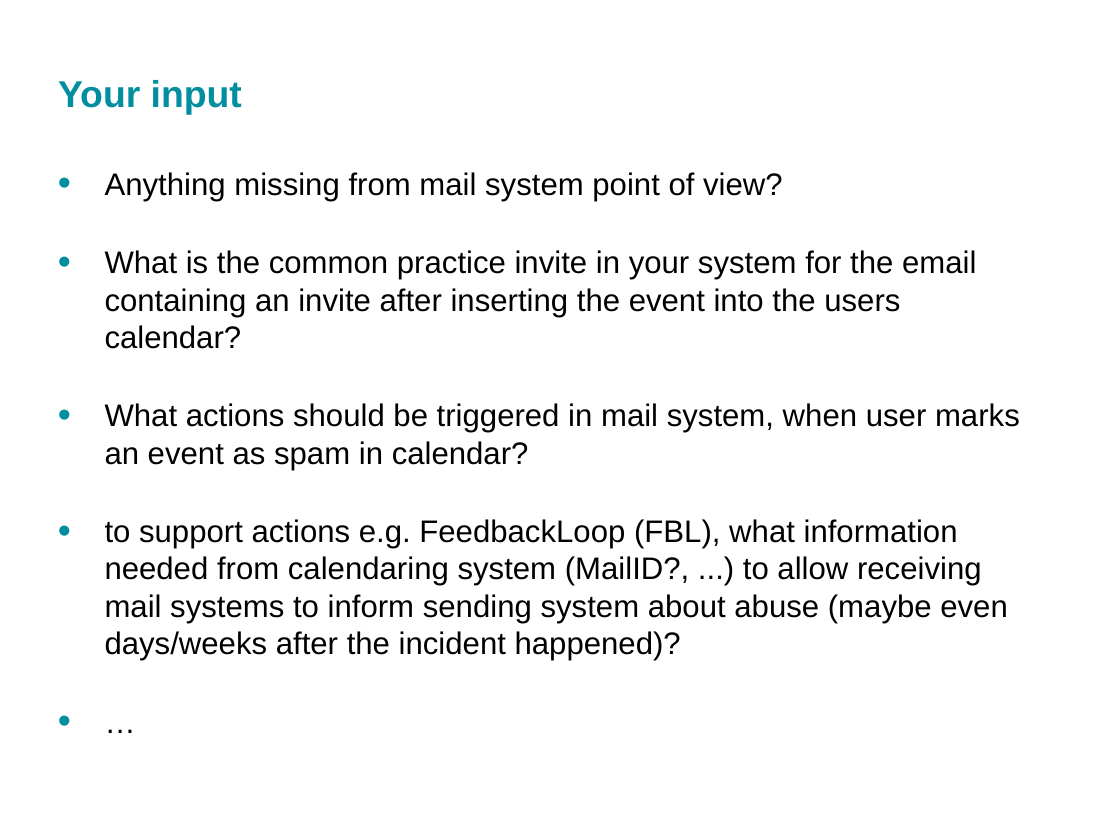
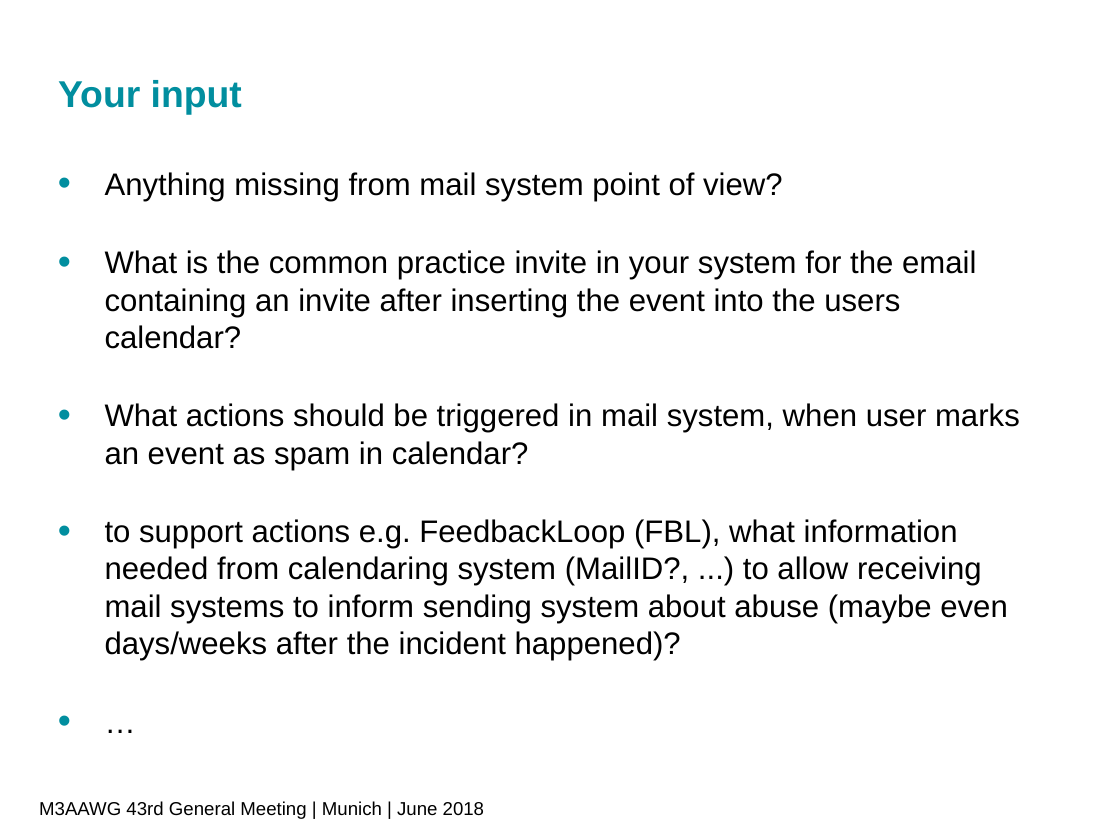
Before and after one commit to CalConnect/TC-CALSPAM, a slide deck: slide 11 of Process_M3AAWG/2018-06-M3AAWG43-CalendarSpam.pptx (slide 13 before the commit). Drawn at 1120x840 pixels with LibreOffice and Linux fonts; fonts in the diff are those of the drawing; background and template pictures are left out. Boxes give left, top, right and bottom in pixels: in the first picture for what was removed or moved away, otherwise in the second. Text is boxed around its words. In the diff, an @@ line names an element or a change of style, - is before the commit and + after.

```diff
--- a/Process_M3AAWG/2018-06-M3AAWG43-CalendarSpam.pptx
+++ b/Process_M3AAWG/2018-06-M3AAWG43-CalendarSpam.pptx
@@ text added at (39,801,484,819), 12 pt, text #000000 @@
+M3AAWG 43rd General Meeting | Munich | June 2018
```
Also in this commit, not shown: 6 other slides changed, 4 slides removed, 1 other file.
